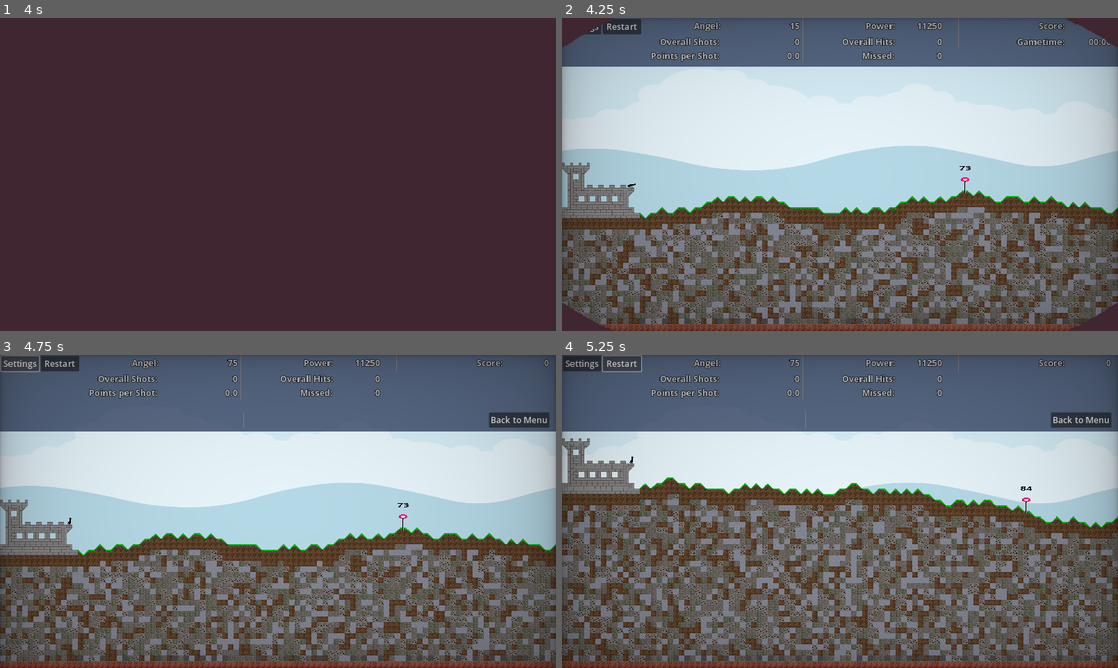
Above: before the commit, frames 1-4 (two rows, left to right).
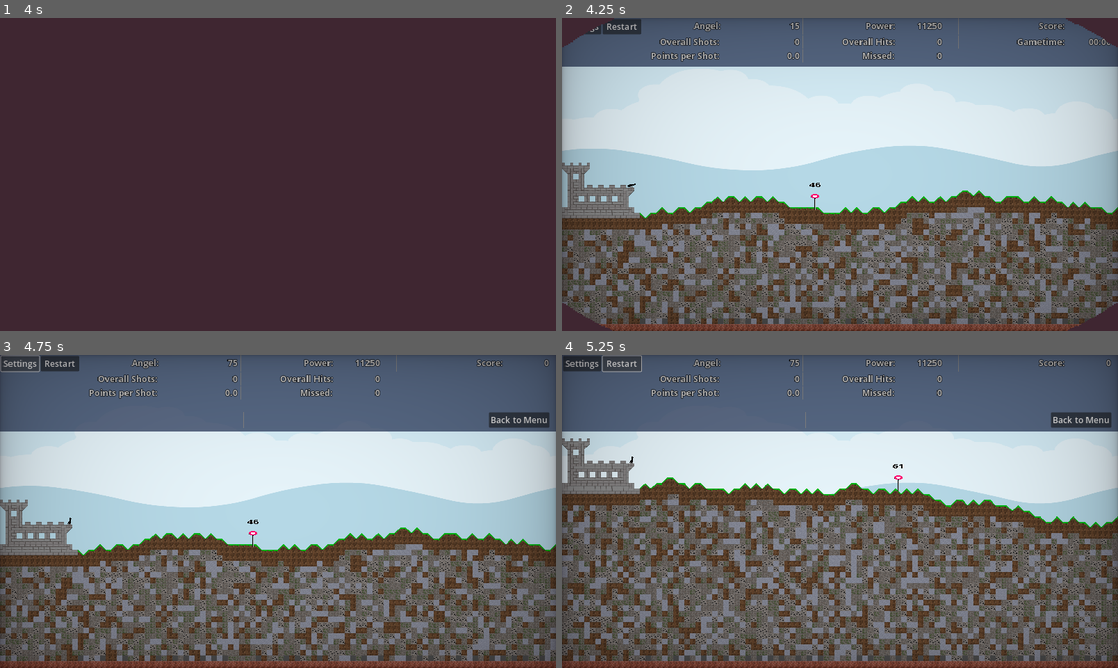
Above: after the commit, the same moments.

Repository: Coding-4Fun/Just4Fun_Mini_Shootergame
Game: Godot game, scene res://UI/MainMenuUI/MainMenuUI.tscn
The game is run twice, just before and just after one commit, with the same random seed, the same clock (stepped at 60 frames per second) and the same inputs.
Inputs (mouse positions are in pixels of both pictures, inside the frame that each line leads up to):
- Up to frame 1 (4 s): click "Play" at 0.5 s; click (283, 218) at 1.27 s; type "12" at 1.35 s; click "Max Play Time" at 2 s; click "Max Play Time" at 2.75 s; click "Start Game" at 3.5 s
- Up to frame 2 (4.25 s): no input
- Up to frame 3 (4.75 s): click "Settings" at 4.25 s
- Up to frame 4 (5.25 s): click "Restart" at 5 s

Frame 1 is identical in both runs. In frame 2, less than 0.1% of the frame differs, in the area x 44-74%, y 47-62%; in frame 3, less than 0.1%; in frame 4, less than 0.1%.
Error before the commit: Trying to assign value of type 'String' to a variable of type 'int'. (res://Globals/Preloads.gd:43)

Commit message:
Pre: Save not available Data, if in default

Diff:
--- a/Globals/GameConfig/config.gd
+++ b/Globals/GameConfig/config.gd
@@ -89,7 +89,8 @@
 
 	if valuetoget in config_data:
 		v = config_data[valuetoget]
-
+	elif CONFIGDATA_DEFAULT.has(valuetoget):
+		config_data[valuetoget] = CONFIGDATA_DEFAULT[valuetoget]
 	return v
 
 
--- a/Globals/Preloads.gd
+++ b/Globals/Preloads.gd
@@ -40,10 +40,11 @@
 
 func _ready():
 	### ToDo: Load from Config or Set Default value
-	var seed: int = Config.get_configdata_value("MapGeneratorSeed")
+	var seed = Config.get_configdata_value("MapGeneratorSeed")
 	if typeof(seed) == Variant.Type.TYPE_INT:
 		rng.seed = seed
 	else:
 		rng.seed = 212197721011977
+		Config.ConfigValueChanged.emit()
 	#rng.state = Config.get_configdata_value("MapGeneratorState")
 	pass # Replace with function body.
